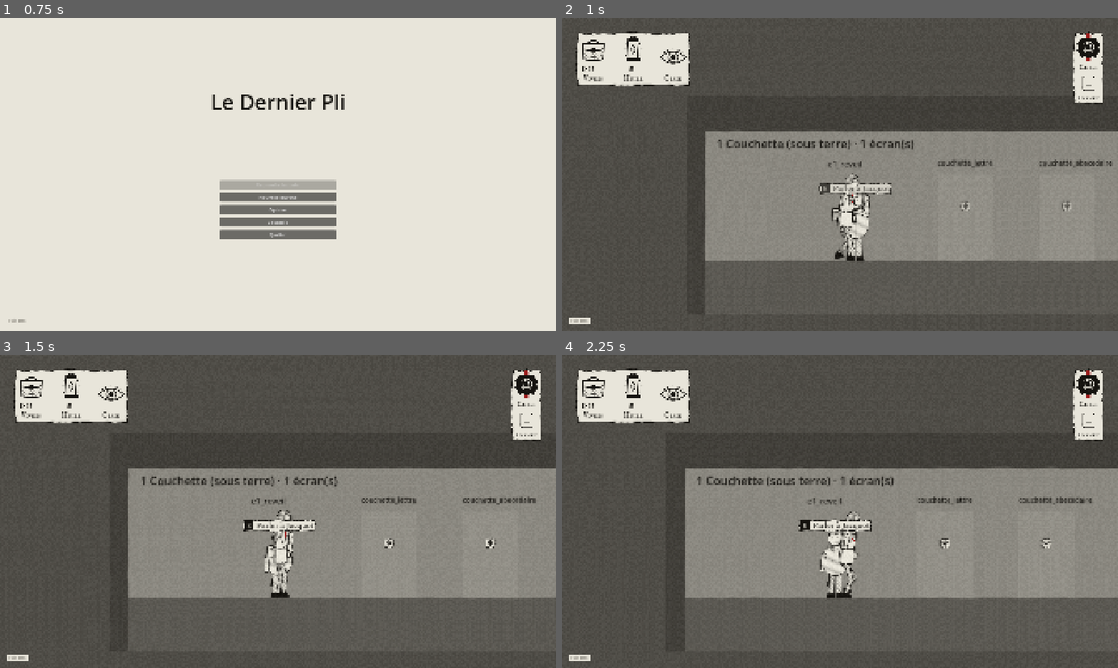
Above: before the commit, frames 1-4 (two rows, left to right).
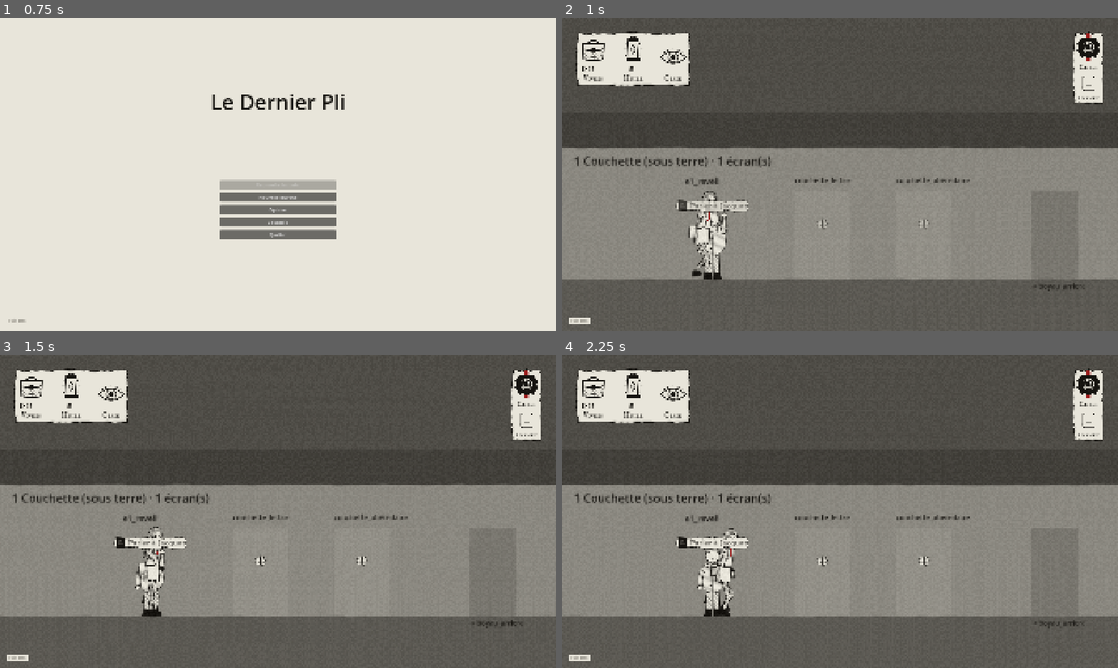
Above: after the commit, the same moments.

Repository: Mazklaus/le-dernier-pli
Game: Godot game, scene res://scenes/titre/titre.tscn
Two runs of this game, one before a commit and one after it. Both use one fixed random seed, a clock stepped at 60 frames per second and the inputs below.
Inputs (mouse positions are in pixels of both pictures, inside the frame that each line leads up to):
- Up to frame 1 (0.75 s): tap Enter (ui_accept) at 0.5 s; move the mouse to (400, 158) at 0.52 s; hold D (deplacer_droite) from 0.53 s (still down); tap 1 (choix_1) at 0.6 s; click (400, 158) at 0.67 s
- Up to frame 2 (1 s): keep holding D (deplacer_droite); tap Enter (ui_accept) at 0.77 s
- Up to frame 3 (1.5 s): release D (deplacer_droite) at 1.25 s; drag from (166, 527) to (283, 574) at 1.27 s
- Up to frame 4 (2.25 s): move the mouse to (895, 442) at 2.02 s; hold D (deplacer_droite) from 2.03 s (still down); tap 3 (choix_3) at 2.1 s

Frame 1 is identical in both runs. In frame 2, 23% of the frame differs, in the area x 0-100%, y 36-95%; in frame 3, 23%; in frame 4, 23%.

Commit message:
Caméra bornée au rectangle de chaque lieu
La vue reste dans le lieu où se trouve le messager : en x de 0 à la largeur
du lieu (celle de son Fond de maquette), en y de 0 à 1080 (hauteur des fonds
peints). Un lieu plus étroit que l'écran (la chambre, 1440) est centré.
S'applique à toutes les étapes ; la surface garde bornes_camera_surface.

Co-Authored-By: Claude Opus 5.5 <noreply@anthropic.com>
Claude-Session: https://claude.ai/code/session_011WbKxC1GLvqHLYTAssGGfb

Diff:
--- a/scenes/messager/messager.gd
+++ b/scenes/messager/messager.gd
@@ -95,12 +95,28 @@
 func borner_camera(gauche: int, droite: int) -> void:
 	_camera.limit_left = gauche
 	_camera.limit_right = droite
+	_camera.limit_top = -10000000
+	_camera.limit_bottom = 10000000
+	_camera.reset_smoothing()
+
+
+## Bornes d'un lieu (rectangle global) : la vue reste dedans. Un lieu plus étroit (ou plus bas)
+## que l'écran est centré, avec la même marge de chaque côté.
+func borner_camera_rect(rect: Rect2) -> void:
+	var vue := get_viewport_rect().size / _camera.zoom
+	var marge := ((vue - rect.size) / 2.0).max(Vector2.ZERO)
+	_camera.limit_left = floori(rect.position.x - marge.x)
+	_camera.limit_right = ceili(rect.end.x + marge.x)
+	_camera.limit_top = floori(rect.position.y - marge.y)
+	_camera.limit_bottom = ceili(rect.end.y + marge.y)
 	_camera.reset_smoothing()
 
 
 func liberer_camera() -> void:
 	_camera.limit_left = -10000000
 	_camera.limit_right = 10000000
+	_camera.limit_top = -10000000
+	_camera.limit_bottom = 10000000
 	_camera.reset_smoothing()
 
 
--- a/scripts/etapes/etape_base.gd
+++ b/scripts/etapes/etape_base.gd
@@ -54,7 +54,8 @@
 	SceneRouter.etape_prete.emit(self)
 
 
-## Borne la caméra à la surface (bornes_camera_surface), la libère sous terre, et choisit le
+## Borne la caméra au rectangle du lieu où se trouve le messager, sinon à la surface
+## (bornes_camera_surface) ; la libère ailleurs sous terre ; et choisit le
 ## son des pas, à chaque téléportation du messager.
 func brancher_bornes_camera() -> void:
 	var messager := trouver_messager()
@@ -71,12 +72,42 @@
 		return
 	# Le sol sous les pas suit aussi le niveau (surface ou sous terre).
 	messager.son_pas = pas_surface if est_en_surface(messager.global_position) else pas_sous_terre
+	var lieu := lieu_a(messager.global_position)
+	if lieu != null:
+		messager.borner_camera_rect(rect_lieu(lieu))
+		return
 	if bornes_camera_surface.x > bornes_camera_surface.y:
 		return
 	if est_en_surface(messager.global_position):
 		messager.borner_camera(int(bornes_camera_surface.x), int(bornes_camera_surface.y))
 	else:
 		messager.liberer_camera()
+
+
+## Hauteur peinte d'un lieu (fonds de la DA, plafond compris) : la vue reste dans 0..HAUTEUR_LIEU.
+const HAUTEUR_LIEU := 1080.0
+const LARGEUR_LIEU_DEFAUT := 1920.0
+
+
+## Rectangle global d'un lieu : de son origine à sa largeur (celle de son « Fond » de maquette,
+## 1920 par défaut) sur HAUTEUR_LIEU.
+func rect_lieu(lieu: Node2D) -> Rect2:
+	var largeur := LARGEUR_LIEU_DEFAUT
+	var fond := lieu.get_node_or_null("Fond") as Control
+	if fond != null and fond.offset_right > fond.offset_left:
+		largeur = fond.offset_right
+	return Rect2(lieu.global_position, Vector2(largeur, HAUTEUR_LIEU))
+
+
+## Lieu (enfant de « Lieux ») dont le rectangle contient cette position globale, ou null.
+func lieu_a(position_globale: Vector2) -> Node2D:
+	var lieux := get_node_or_null("Lieux")
+	if lieux == null:
+		return null
+	for lieu in lieux.get_children():
+		if lieu is Node2D and rect_lieu(lieu as Node2D).has_point(position_globale):
+			return lieu as Node2D
+	return null
 
 
 func _sur_teleporte_bornes(_position_globale: Vector2) -> void:
--- a/tests/unit/test_decor_e1.gd
+++ b/tests/unit/test_decor_e1.gd
@@ -53,14 +53,21 @@
 	assert_false((chicane.get_node("Visuel") as CanvasItem).visible)
 
 
-func test_camera_bornee_a_la_surface_libre_sous_terre() -> void:
+func test_camera_bornee_a_la_surface_et_au_lieu() -> void:
 	var messager := _etape.trouver_messager()
 	var camera := messager.get_node("%Camera") as Camera2D
 	messager.teleporter(_etape.find_child("porte_cantine", true, false).global_position)
 	assert_eq(camera.limit_left, 0)
 	assert_eq(camera.limit_right, 10624)
 	messager.teleporter(_etape.find_child("entree_cantine", true, false).global_position)
-	assert_lt(camera.limit_left, -100000, "sous terre : pas de borne")
+	var cantine := _etape.get_node("Lieux/Cantine") as Node2D
+	assert_eq(camera.limit_left, int(cantine.global_position.x), "dans un lieu : bornée au lieu")
+	assert_eq(camera.limit_right, int(cantine.global_position.x) + 1920)
+	# En hauteur : 0..1080 du lieu, centré si l'écran (de test) est plus haut que le lieu.
+	assert_almost_eq((camera.limit_top + camera.limit_bottom) / 2.0,
+		cantine.global_position.y + 540.0, 1.0)
+	assert_true(camera.limit_top >= int(cantine.global_position.y) or
+		camera.limit_bottom - camera.limit_top <= ceili(messager.get_viewport_rect().size.y) + 1)
 
 
 func test_decalage_parallaxe_depuis_le_bord_gauche_de_l_ecran() -> void:
--- a/tests/unit/test_etape_03_maquette.gd
+++ b/tests/unit/test_etape_03_maquette.gd
@@ -122,3 +122,22 @@
 				continue
 			assert_true(absf(a.global_position.x - b.global_position.x) >= 200.0,
 				"%s trop près de %s" % [a.name, b.name])
+
+
+func test_la_camera_reste_dans_le_rectangle_de_chaque_lieu() -> void:
+	var messager := _etape.trouver_messager()
+	var camera := messager.get_node("%Camera") as Camera2D
+	var vue := messager.get_viewport_rect().size / camera.zoom
+	for nom in ["MaisonIlde", "Clocher", "Chambre", "CheminNuit", "CheminAube"]:
+		var lieu := _etape.get_node("Lieux/" + nom) as Node2D
+		var rect := _etape.rect_lieu(lieu)
+		messager.teleporter(lieu.global_position + Vector2(100, 900))
+		var marge := maxf(0.0, (vue.x - rect.size.x) / 2.0)
+		assert_eq(camera.limit_left, floori(rect.position.x - marge), nom)
+		assert_eq(camera.limit_right, ceili(rect.end.x + marge), nom)
+		assert_eq(camera.limit_bottom, ceili(maxf(rect.end.y, rect.get_center().y + vue.y / 2.0)), nom)
+	assert_eq(_etape.rect_lieu(_etape.get_node("Lieux/Chambre")).size.x, 1440.0)
+	assert_eq(_etape.rect_lieu(_etape.get_node("Lieux/CheminNuit")).size.x, 3840.0)
+	messager.teleporter(_etape.find_child("porte_maison_ilde", true, false).global_position)
+	assert_eq(camera.limit_left, 0, "retour en surface : bornes de surface")
+	assert_eq(camera.limit_right, 7680)
